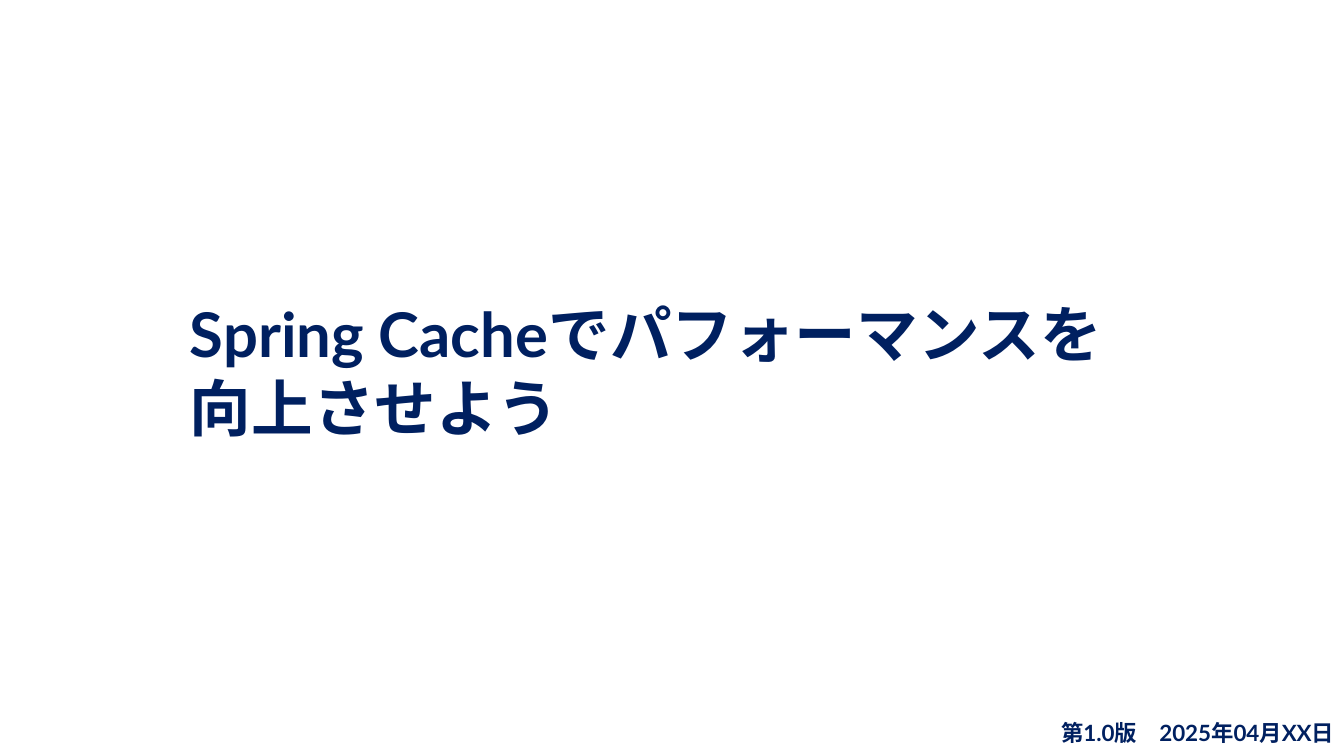
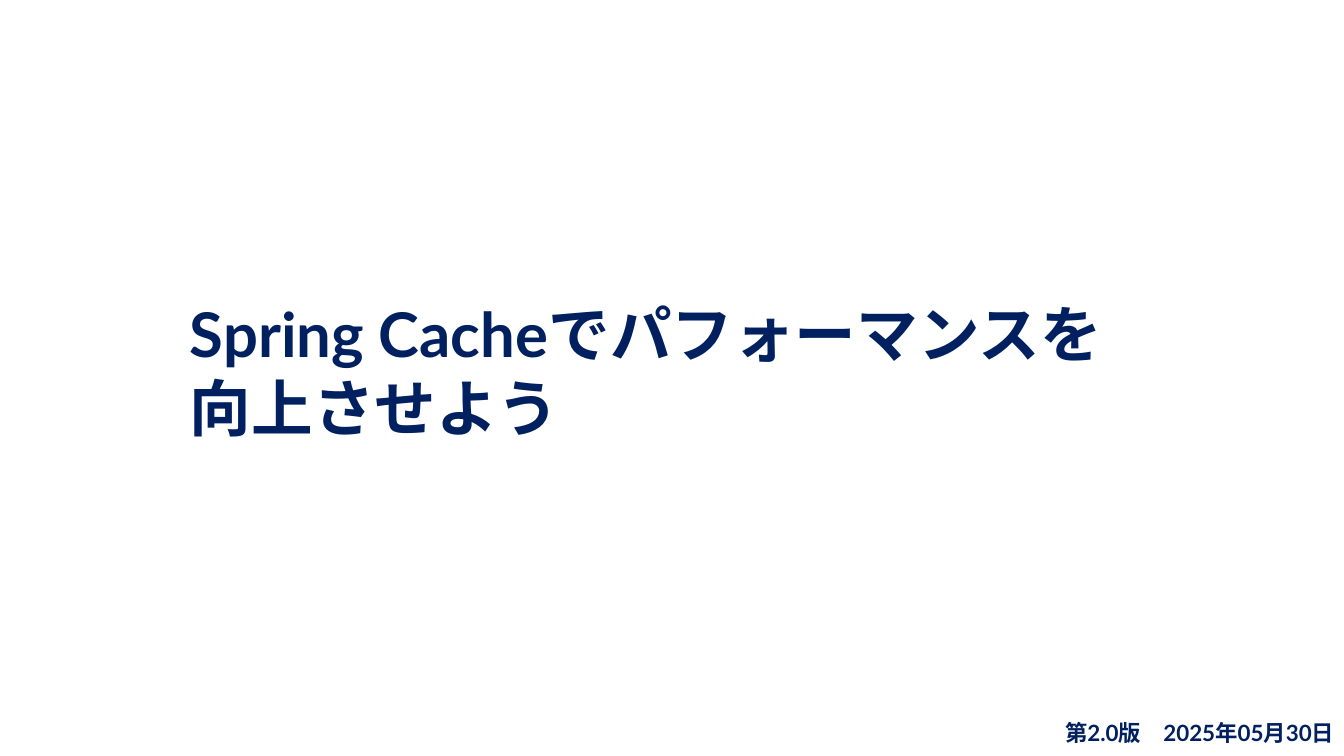
Before and after one commit to kohei-miyadai07/PresentationMaterials, a slide deck: slide 1 of 20250530/Spring Cacheでパフォーマンスを向上させよう.pptx. Drawn at 1344x756 pixels with LibreOffice and Linux fonts; fonts in the diff are those of the drawing; background and template pictures are left out. Boxes give left, top, right and bottom in pixels: in the first picture for what was removed or moved away, otherwise in the second. Text is boxed around its words. In the diff, an @@ line names an element or a change of style, - is before the commit and + after.

```diff
--- a/20250530/Spring Cacheでパフォーマンスを向上させよう.pptx
+++ b/20250530/Spring Cacheでパフォーマンスを向上させよう.pptx
@@ text at box(1065, 722, 1334, 743): text changed @@
-第1.0版 2025年04月XX日
+第2.0版 2025年05月30日
```
Also in this commit, not shown: 1 other file.
